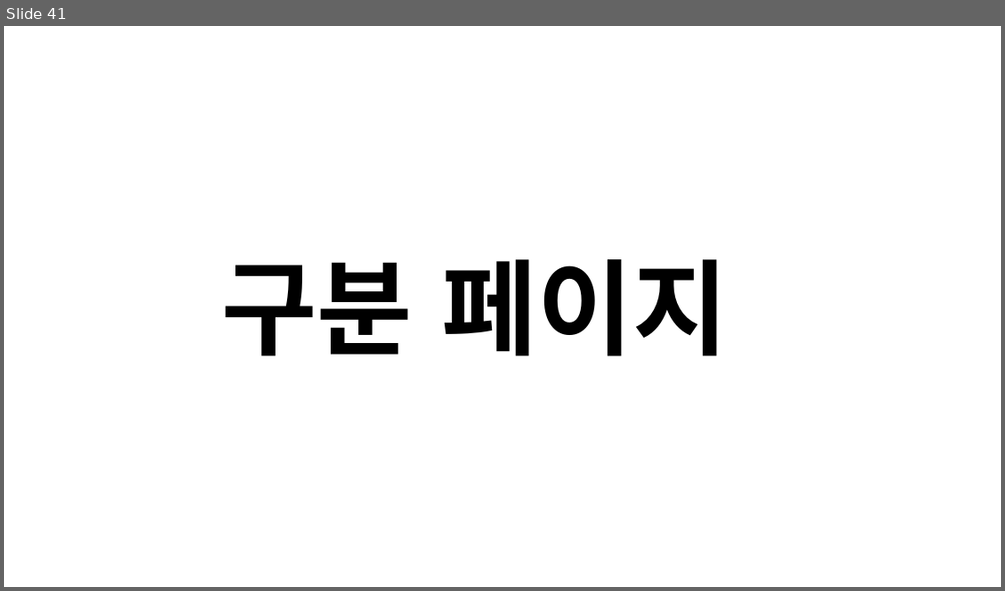
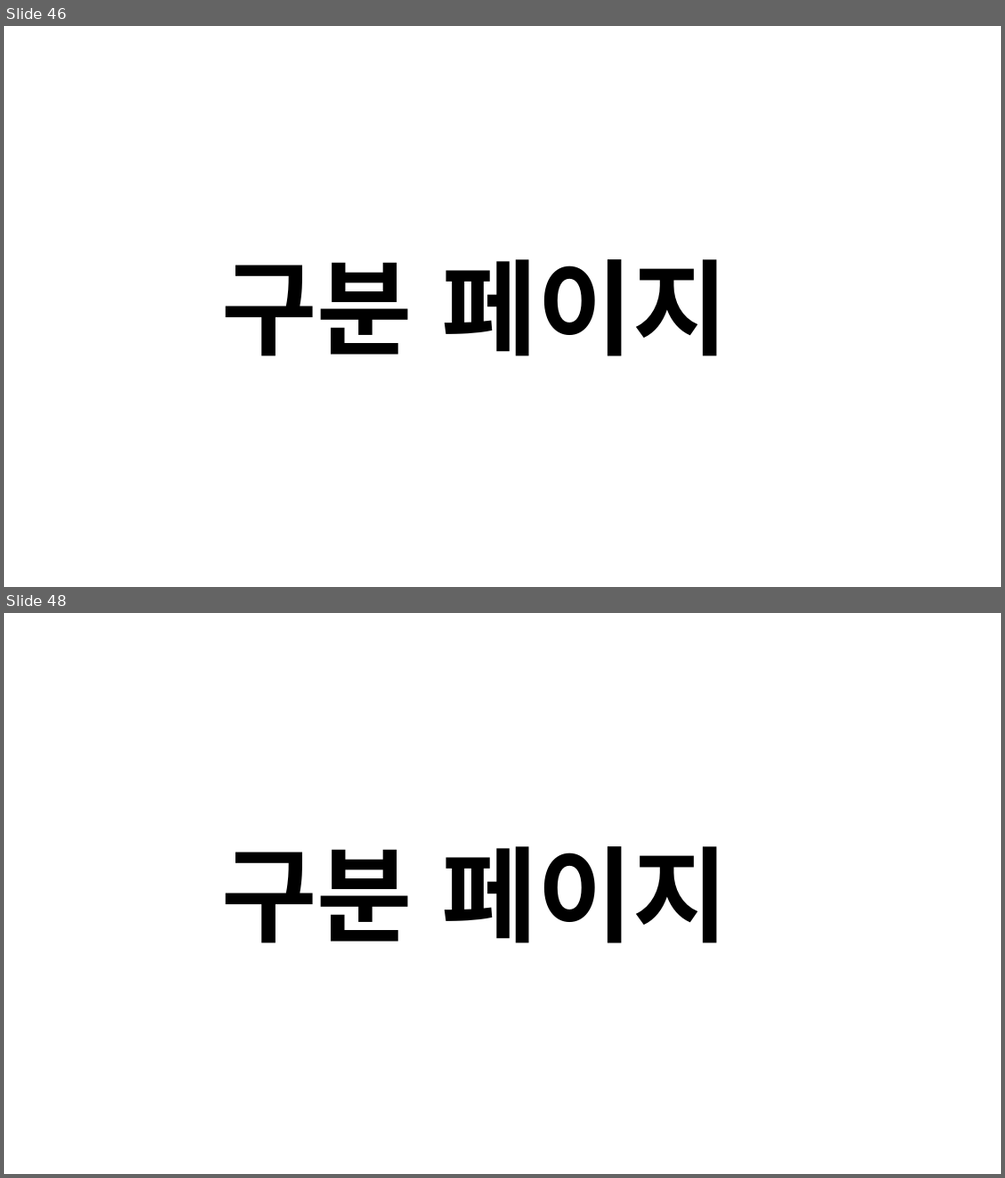
Before and after one commit to JoSihun/CGVR_Lab, a slide deck: documents/01_프로젝트_개발계획.pptx. Shown one above the other, each under a label of ours: slide 41 before the commit, slides 46 and 48 after it; the slides between them are not shown. The pictures are 1005x591 and 1005x1178 pixels, drawn with LibreOffice and Linux fonts; fonts in the diff are those of the drawing. Boxes give left, top, right and bottom in pixels: in the first picture for what was removed or moved away, otherwise in the second. Text is boxed around its words. In the diff, an @@ line names an element or a change of style, - is before the commit and + after.

```diff
--- a/documents/01_프로젝트_개발계획.pptx
+++ b/documents/01_프로젝트_개발계획.pptx
@@ slide 48 added at bbox=[4, 613, 1001, 1174], background #FFFFFF @@
@@ text added at bbox=[222, 846, 728, 943], 100 pt, text #000000, bold @@
+구분 페이지
@@ what was slide 41 is now slide 46 @@
```
Also in this commit, not shown: 16 slides changed, 8 other slides added.
